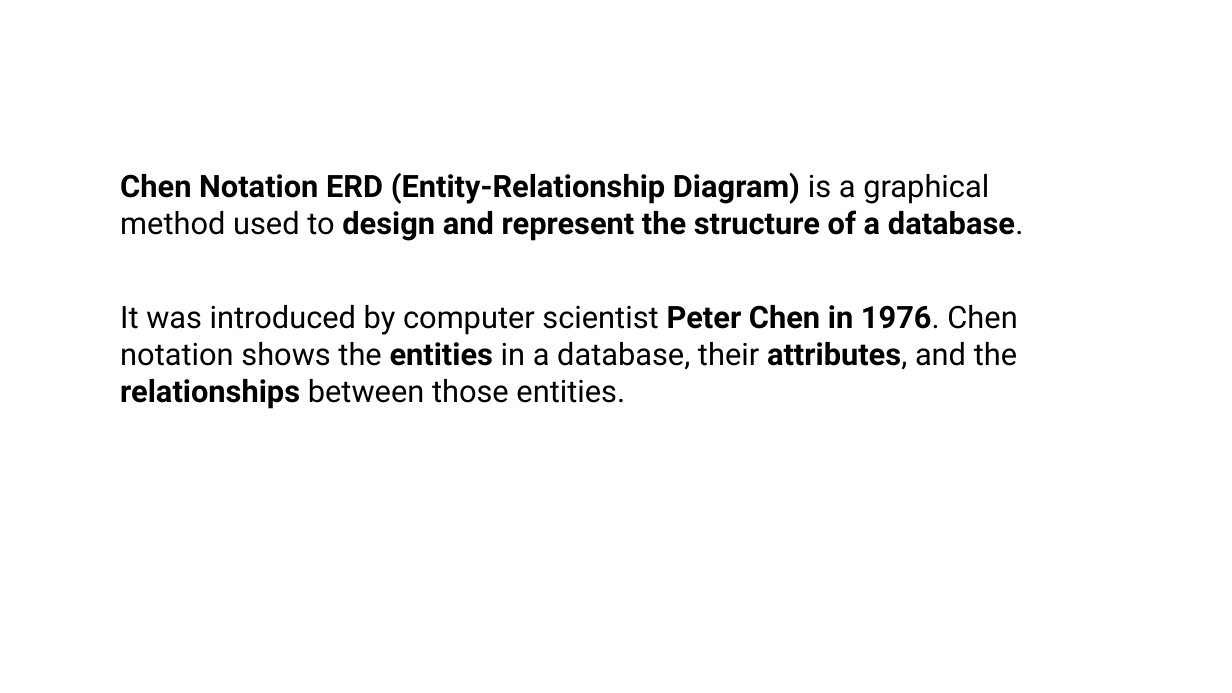
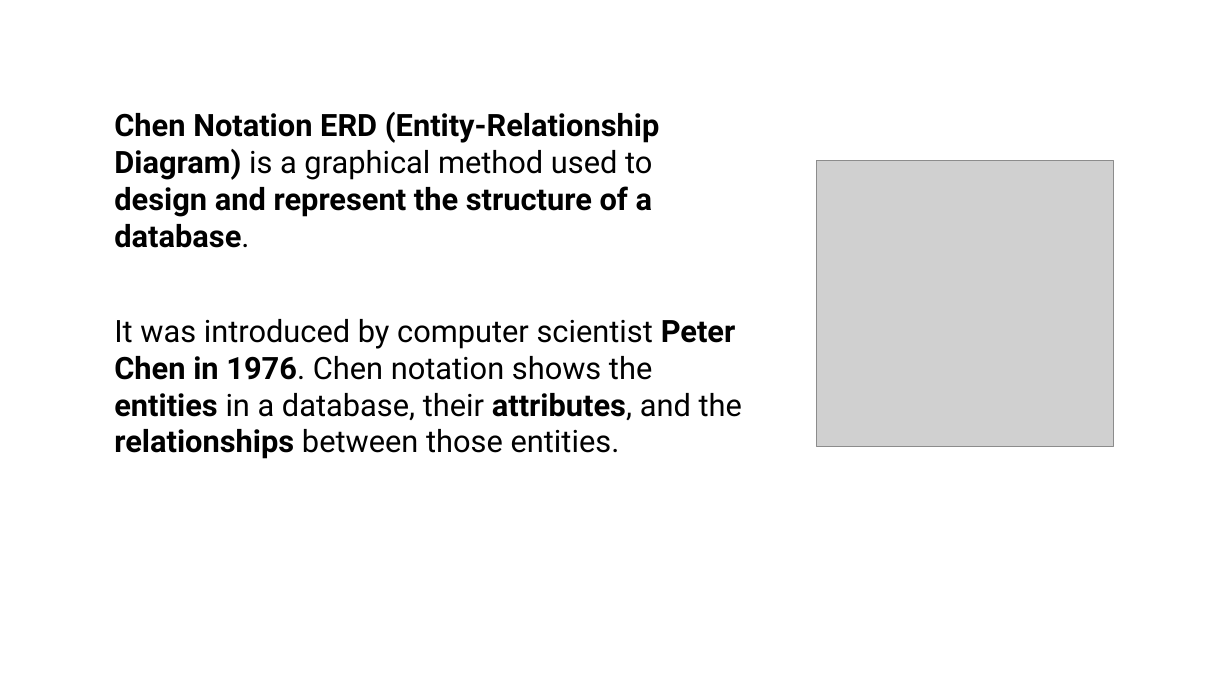
Before and after one commit to joannes630/AU, a slide deck: slide 7 of CSC 4500 GitHub/Entity Relationship Data Model.pptx (slide 5 before the commit). Drawn at 1232x693 pixels with LibreOffice and Linux fonts; fonts in the diff are those of the drawing; grey boxes stand for pictures. Boxes give left, top, right and bottom in pixels: in the first picture for what was removed or moved away, otherwise in the second. Text is boxed around its words. In the diff, an @@ line names an element or a change of style, - is before the commit and + after.

```diff
--- a/CSC 4500 GitHub/Entity Relationship Data Model.pptx
+++ b/CSC 4500 GitHub/Entity Relationship Data Model.pptx
@@ text "Chen Notation ERD (Entity-Relationship Diagram) ..." rewrapped from (120, 173, 1024, 409) to (114, 112, 742, 420) @@
@@ picture added at (817, 161, 1114, 447) @@
```
Also in this commit, not shown: 4 other slides changed, 19 slides added, 2 slides removed.
